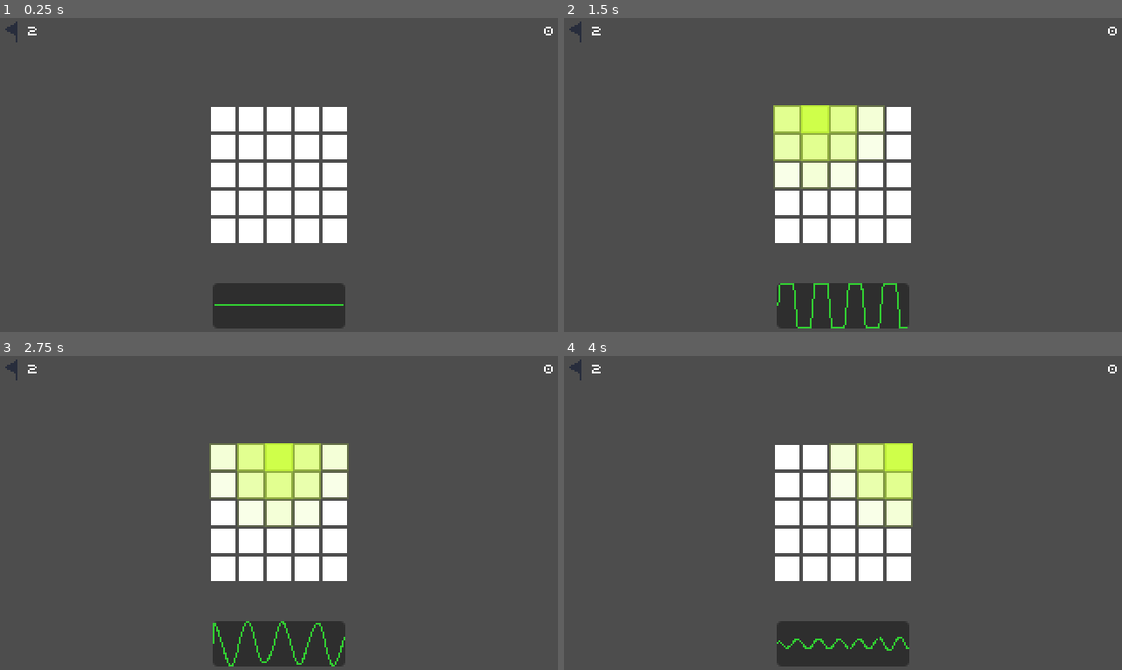
Above: before the commit, frames 1-4 (two rows, left to right).
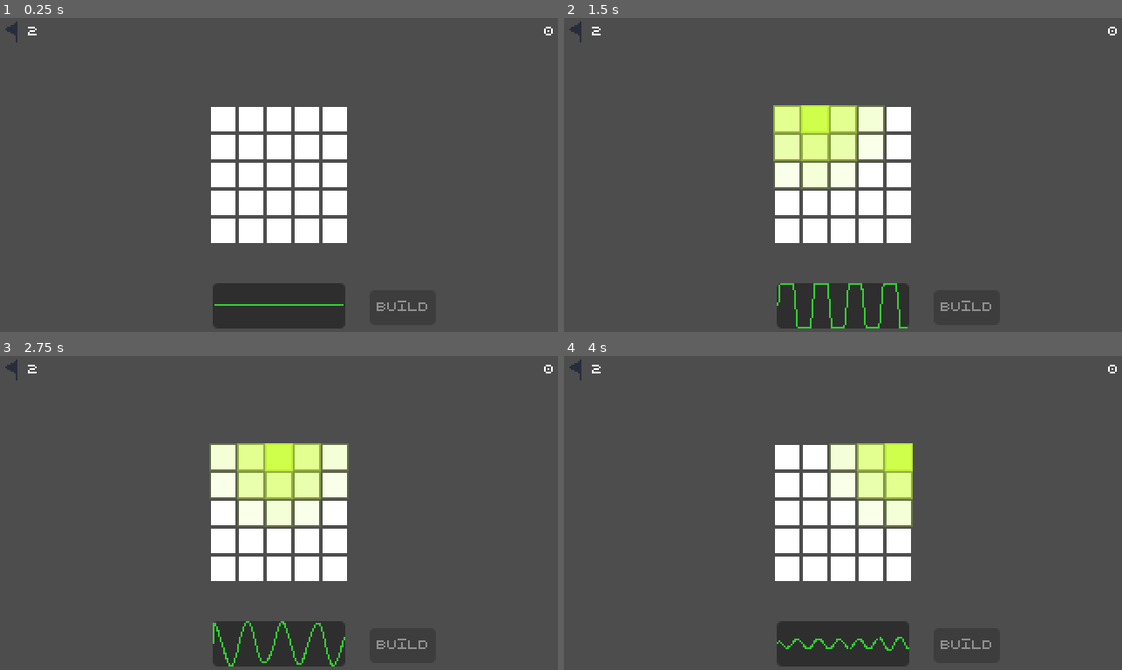
Above: after the commit, the same moments.

Repository: baconsaur/ludum-dare-59
Game: Godot game, scene res://scenes/game.tscn
Same seed, same stepped clock (60 frames per second), same inputs: the game is played once before the commit and once after it.
Inputs:
- Up to frame 1 (0.25 s): no input
- Up to frame 2 (1.5 s): click "22" at 0.5 s; click "24" at 1.25 s
- Up to frame 3 (2.75 s): click "2" at 2 s
- Up to frame 4 (4 s): click "7" at 2.75 s; click "8" at 3.5 s

The runs differ from the first frame. In frame 1, 0.1% of the frame differs, in the area x 67-77%, y 90-94%; in frame 2, 0.1%; in frame 3, 0.1%; in frame 4, 0.1%.

Commit message:
Some effects

Diff:
--- a/scenes/game.tscn
+++ b/scenes/game.tscn
@@ -7,6 +7,32 @@
 [ext_resource type="Script" uid="uid://fwif2mvttqd4" path="res://scripts/scanner.gd" id="5_iywne"]
 [ext_resource type="Texture2D" uid="uid://cx7270cqgjakd" path="res://sprites/flag.png" id="6_p57ef"]
 
+[sub_resource type="StyleBoxFlat" id="StyleBoxFlat_p57ef"]
+content_margin_left = 4.0
+content_margin_top = 4.0
+content_margin_right = 4.0
+content_margin_bottom = 4.0
+bg_color = Color(0.92, 0.56733334, 0, 0.8509804)
+corner_radius_top_left = 3
+corner_radius_top_right = 3
+corner_radius_bottom_right = 3
+corner_radius_bottom_left = 3
+corner_detail = 5
+
+[sub_resource type="StyleBoxFlat" id="StyleBoxFlat_u5sy4"]
+content_margin_left = 4.0
+content_margin_top = 4.0
+content_margin_right = 4.0
+content_margin_bottom = 4.0
+bg_color = Color(1, 0.835, 0.45, 0.8509804)
+corner_radius_top_left = 3
+corner_radius_top_right = 3
+corner_radius_bottom_right = 3
+corner_radius_bottom_left = 3
+corner_detail = 5
+
+[sub_resource type="StyleBoxEmpty" id="StyleBoxEmpty_p57ef"]
+
 [node name="Game" type="Node2D"]
 script = ExtResource("1_lnu2h")
 
@@ -62,34 +88,51 @@
 theme_override_font_sizes/font_size = 5
 text = "0"
 
-[node name="LevelEndPrompt" type="CenterContainer" parent="HUD"]
+[node name="LevelEndPrompt" type="MarginContainer" parent="HUD"]
+anchors_preset = 7
+anchor_left = 0.5
+anchor_top = 1.0
+anchor_right = 0.5
+anchor_bottom = 1.0
+offset_left = -19.0
+offset_top = -20.0
+offset_right = 19.0
+grow_horizontal = 2
+grow_vertical = 0
+size_flags_horizontal = 4
+mouse_filter = 2
+theme_override_constants/margin_left = 141
+theme_override_constants/margin_bottom = 4
+
+[node name="EndLevel" type="Button" parent="HUD/LevelEndPrompt"]
+layout_mode = 2
+theme_override_styles/normal = SubResource("StyleBoxFlat_p57ef")
+theme_override_styles/hover = SubResource("StyleBoxFlat_u5sy4")
+theme_override_styles/focus = SubResource("StyleBoxEmpty_p57ef")
+disabled = true
+text = "Build"
+icon_alignment = 2
+
+[node name="NextLevelPrompt" type="MarginContainer" parent="HUD"]
 visible = false
 anchors_preset = 5
 anchor_left = 0.5
 anchor_right = 0.5
-offset_left = -45.0
-offset_right = 45.0
-offset_bottom = 40.0
+offset_left = -90.0
+offset_right = 90.0
+offset_bottom = 60.0
 grow_horizontal = 2
 mouse_filter = 2
-
-[node name="EndLevel" type="Button" parent="HUD/LevelEndPrompt"]
-layout_mode = 2
-text = "End Level"
-
-[node name="NextLevelPrompt" type="CenterContainer" parent="HUD"]
-visible = false
-anchors_preset = 5
-anchor_left = 0.5
-anchor_right = 0.5
-offset_left = -33.0
-offset_right = 33.0
-offset_bottom = 48.0
-grow_horizontal = 2
-mouse_filter = 2
+theme_override_constants/margin_top = 2
+
+[node name="Panel" type="Panel" parent="HUD/NextLevelPrompt"]
+custom_minimum_size = Vector2(180, 52)
+layout_mode = 2
 
 [node name="VBoxContainer" type="VBoxContainer" parent="HUD/NextLevelPrompt"]
 layout_mode = 2
+size_flags_vertical = 4
+theme_override_constants/separation = 2
 
 [node name="LevelStats" type="Label" parent="HUD/NextLevelPrompt/VBoxContainer"]
 layout_mode = 2
@@ -98,10 +141,13 @@
 
 [node name="Continue" type="Button" parent="HUD/NextLevelPrompt/VBoxContainer"]
 layout_mode = 2
+size_flags_horizontal = 4
+size_flags_vertical = 8
 text = "Continue
 "
 
 [node name="EndGamePrompt" type="CenterContainer" parent="HUD"]
+visible = false
 anchors_preset = 8
 anchor_left = 0.5
 anchor_top = 0.5
--- a/scenes/scene_manager.tscn
+++ b/scenes/scene_manager.tscn
@@ -1,8 +1,9 @@
-[gd_scene load_steps=4 format=3 uid="uid://7p7axhmtbebh"]
+[gd_scene load_steps=5 format=3 uid="uid://7p7axhmtbebh"]
 
 [ext_resource type="Script" uid="uid://d23py8yuq17r0" path="res://scripts/scene_manager.gd" id="1_we8k5"]
 [ext_resource type="PackedScene" uid="uid://cdceaenvnjnfy" path="res://ui/scenes/main_menu.tscn" id="2_b81s6"]
 [ext_resource type="PackedScene" uid="uid://dr8bc8vbn4ju" path="res://scenes/game.tscn" id="3_h7lqg"]
+[ext_resource type="AudioStream" uid="uid://h0o2780apq6g" path="res://sound/transition.wav" id="4_h7lqg"]
 
 [node name="SceneManager" type="CanvasLayer"]
 process_mode = 3
@@ -22,3 +23,8 @@
 grow_horizontal = 2
 grow_vertical = 2
 color = Color(0, 0, 0, 0)
+
+[node name="TransitionSound" type="AudioStreamPlayer2D" parent="."]
+stream = ExtResource("4_h7lqg")
+volume_db = 4.0
+bus = &"SFX"
--- a/scenes/tile.tscn
+++ b/scenes/tile.tscn
@@ -1,13 +1,103 @@
-[gd_scene load_steps=7 format=3 uid="uid://dc0oyuwggfsh5"]
+[gd_scene load_steps=14 format=3 uid="uid://dc0oyuwggfsh5"]
 
 [ext_resource type="Texture2D" uid="uid://bmnjmwc4dk4hy" path="res://sprites/base_tile.png" id="1_3dk36"]
 [ext_resource type="Script" uid="uid://cr6qve8nfrhi7" path="res://scripts/tile.gd" id="2_ywnoi"]
 [ext_resource type="Texture2D" uid="uid://cx7270cqgjakd" path="res://sprites/flag.png" id="3_jy7pm"]
 [ext_resource type="Texture2D" uid="uid://t4j4n02hucp" path="res://sprites/scan_effect.png" id="4_q7utx"]
+[ext_resource type="Texture2D" uid="uid://b4ohgyqg7mh2b" path="res://sprites/building.png" id="5_6p3j2"]
+[ext_resource type="AudioStream" uid="uid://khpw8x7a4spm" path="res://sound/reward.wav" id="6_gtpg2"]
+[ext_resource type="AudioStream" uid="uid://blipiifb3u4o1" path="res://sound/flag.wav" id="7_284l3"]
+[ext_resource type="AudioStream" uid="uid://dne8d8eawbqwn" path="res://sound/build.wav" id="7_a2bny"]
 
 [sub_resource type="Gradient" id="Gradient_6p3j2"]
 offsets = PackedFloat32Array(0, 0.5069638, 1)
 colors = PackedColorArray(0.92399037, 0.9061867, 0.9224566, 1, 0.9697719, 0.88185596, 0.66329914, 1, 0.91, 0.61971, 0.1183, 1)
+
+[sub_resource type="Animation" id="Animation_gtpg2"]
+length = 0.001
+tracks/0/type = "value"
+tracks/0/imported = false
+tracks/0/enabled = true
+tracks/0/path = NodePath("Value:self_modulate")
+tracks/0/interp = 1
+tracks/0/loop_wrap = true
+tracks/0/keys = {
+"times": PackedFloat32Array(0),
+"transitions": PackedFloat32Array(1),
+"update": 0,
+"values": [Color(1, 1, 1, 1)]
+}
+tracks/1/type = "value"
+tracks/1/imported = false
+tracks/1/enabled = true
+tracks/1/path = NodePath("Value:visible")
+tracks/1/interp = 1
+tracks/1/loop_wrap = true
+tracks/1/keys = {
+"times": PackedFloat32Array(0),
+"transitions": PackedFloat32Array(1),
+"update": 1,
+"values": [false]
+}
+tracks/2/type = "value"
+tracks/2/imported = false
+tracks/2/enabled = true
+tracks/2/path = NodePath("Value:position")
+tracks/2/interp = 1
+tracks/2/loop_wrap = true
+tracks/2/keys = {
+"times": PackedFloat32Array(0),
+"transitions": PackedFloat32Array(1),
+"update": 0,
+"values": [Vector2(5, 2)]
+}
+
+[sub_resource type="Animation" id="Animation_6p3j2"]
+resource_name = "reward"
+length = 1.0000042
+step = 0.041666668
+tracks/0/type = "value"
+tracks/0/imported = false
+tracks/0/enabled = true
+tracks/0/path = NodePath("Value:self_modulate")
+tracks/0/interp = 1
+tracks/0/loop_wrap = true
+tracks/0/keys = {
+"times": PackedFloat32Array(0, 0.20833333, 0.875, 1),
+"transitions": PackedFloat32Array(1, 1, 1, 1),
+"update": 0,
+"values": [Color(1, 1, 1, 0), Color(1, 1, 1, 1), Color(1, 1, 1, 1), Color(1, 1, 1, 0)]
+}
+tracks/1/type = "value"
+tracks/1/imported = false
+tracks/1/enabled = true
+tracks/1/path = NodePath("Value:visible")
+tracks/1/interp = 1
+tracks/1/loop_wrap = true
+tracks/1/keys = {
+"times": PackedFloat32Array(0, 1),
+"transitions": PackedFloat32Array(1, 1),
+"update": 1,
+"values": [true, false]
+}
+tracks/2/type = "value"
+tracks/2/imported = false
+tracks/2/enabled = true
+tracks/2/path = NodePath("Value:position")
+tracks/2/interp = 1
+tracks/2/loop_wrap = true
+tracks/2/keys = {
+"times": PackedFloat32Array(0.125, 0.9166667),
+"transitions": PackedFloat32Array(1, 1.8025023),
+"update": 0,
+"values": [Vector2(5, 2), Vector2(5, -16)]
+}
+
+[sub_resource type="AnimationLibrary" id="AnimationLibrary_a2bny"]
+_data = {
+&"RESET": SubResource("Animation_gtpg2"),
+&"reward": SubResource("Animation_6p3j2")
+}
 
 [sub_resource type="Gradient" id="Gradient_q7utx"]
 offsets = PackedFloat32Array(0, 0.18233618, 0.5071225)
@@ -53,7 +143,24 @@
 texture = ExtResource("3_jy7pm")
 stretch_mode = 3
 
-[node name="ValueDebug" type="Label" parent="."]
+[node name="Building" type="TextureRect" parent="."]
+visible = false
+layout_mode = 1
+anchors_preset = 8
+anchor_left = 0.5
+anchor_top = 0.5
+anchor_right = 0.5
+anchor_bottom = 0.5
+offset_left = -8.0
+offset_top = -8.0
+offset_right = 8.0
+offset_bottom = 8.0
+grow_horizontal = 2
+grow_vertical = 2
+texture = ExtResource("5_6p3j2")
+stretch_mode = 3
+
+[node name="Value" type="Label" parent="."]
 visible = false
 layout_mode = 1
 anchors_preset = 8
@@ -63,16 +170,24 @@
 anchor_bottom = 0.5
 offset_left = -3.0
 offset_top = -6.0
-offset_right = 3.0
-offset_bottom = 6.0
+offset_right = 9.0
+offset_bottom = 18.0
 grow_horizontal = 2
 grow_vertical = 2
 rotation = 0.00043669515
-theme_override_colors/font_color = Color(0.19215015, 0.2970397, 0.5249296, 0.74509805)
+theme_override_colors/font_color = Color(1, 0.9766667, 0.9, 1)
+theme_override_colors/font_shadow_color = Color(0.41268003, 0.30779997, 0.57, 0.22352941)
+theme_override_constants/shadow_offset_y = 2
 theme_override_font_sizes/font_size = 5
 text = "0"
 horizontal_alignment = 1
 vertical_alignment = 1
+
+[node name="AnimationPlayer" type="AnimationPlayer" parent="Value"]
+root_node = NodePath("../..")
+libraries = {
+&"": SubResource("AnimationLibrary_a2bny")
+}
 
 [node name="SparkleEffect" type="CPUParticles2D" parent="."]
 self_modulate = Color(1, 1, 1, 0)
@@ -88,4 +203,25 @@
 gravity = Vector2(0, 0)
 color_ramp = SubResource("Gradient_q7utx")
 
+[node name="RewardSound" type="AudioStreamPlayer2D" parent="."]
+position = Vector2(-4.7683716e-07, -2.3841858e-07)
+scale = Vector2(1.0000001, 1.0000001)
+stream = ExtResource("6_gtpg2")
+volume_db = 2.0
+bus = &"SFX"
+
+[node name="FlagSound" type="AudioStreamPlayer2D" parent="."]
+position = Vector2(-4.7683716e-07, -2.3841858e-07)
+scale = Vector2(1.0000001, 1.0000001)
+stream = ExtResource("7_284l3")
+volume_db = 2.0
+bus = &"SFX"
+
+[node name="BuildSound" type="AudioStreamPlayer2D" parent="."]
+position = Vector2(-4.7683716e-07, -2.3841858e-07)
+scale = Vector2(1.0000001, 1.0000001)
+stream = ExtResource("7_a2bny")
+volume_db = 6.0
+bus = &"SFX"
+
 [connection signal="mouse_entered" from="." to="." method="_on_mouse_entered"]
--- a/scripts/game_controller.gd
+++ b/scripts/game_controller.gd
@@ -7,6 +7,7 @@
 @onready var scan_line = $HUD/Scanner/ScanDisplay/ScanSignals
 @onready var flag_display = $HUD/Flags/FlagCount
 @onready var end_level_prompt = $HUD/LevelEndPrompt
+@onready var end_level_button = $HUD/LevelEndPrompt/EndLevel
 @onready var next_level_prompt = $HUD/NextLevelPrompt
 @onready var level_stats_label = $HUD/NextLevelPrompt/VBoxContainer/LevelStats
 @onready var end_game_prompt = $HUD/EndGamePrompt
@@ -54,8 +55,7 @@
 func init_map():
 	scan_line.update_signals([], 0)
 	total_score_label.text = str(total_score)
-	end_level_prompt.visible = false
-	next_level_prompt.visible = false
+	end_level_button.disabled = true
 	end_game_prompt.visible = false
 	map.initialize(map_data[current_level])
 
@@ -65,15 +65,15 @@
 func update_flags(num_flags):
 	flag_display.text = str(num_flags)
 	if num_flags <= 0:
-		end_level_prompt.visible = true
+		end_level_button.disabled = false
 	else:
-		end_level_prompt.visible = false
+		end_level_button.disabled = true
 
 func _on_end_level_pressed() -> void:
-	end_level_prompt.visible = false
+	end_level_button.disabled = true
 	scan_line.update_signals([], 0)
 
-	var map_score = map.reveal_score()
+	var map_score = await map.reveal_score()
 	total_score += map_score[0]
 	var score_text = "Score: " + str(map_score[0]) + "/" + str(map_score[1])
 
--- a/scripts/map.gd
+++ b/scripts/map.gd
@@ -14,10 +14,10 @@
 
 var num_flags: int
 var max_score: int = 0
-
 var grid: Array = []
 var tile_obj: PackedScene = preload("res://scenes/tile.tscn")
 
+@onready var transition_sound = $TransitionSound
 
 func _ready() -> void:
 	randomize()
@@ -154,8 +154,17 @@
 	return dict.keys()
 
 func reveal_score():
+	for row in grid:
+		for tile in row:
+			tile.disabled = true
 	var score = 0
 	for row in grid:
 		for tile in row:
-			score += tile.score()
+			var tile_score = tile.score()
+			score += tile_score
+
+			var timeout = 0.01
+			if tile_score > 0:
+				timeout = 0.1
+			await get_tree().create_timer(timeout).timeout
 	return [score, max_score]
--- a/scripts/scene_manager.gd
+++ b/scripts/scene_manager.gd
@@ -1,10 +1,12 @@
 extends CanvasLayer
 
 @onready var color_rect = $ColorRect
+@onready var transition_sound = $TransitionSound
 
 @export var scene_map : Dictionary[String, PackedScene]
 
 func transition_to(scene_name):
+	transition_sound.play()
 	var new_scene = scene_map.get(scene_name)
 	if not new_scene:
 		return
@@ -16,6 +18,7 @@
 	tween.tween_callback(change_scene.bind(new_scene)).set_delay(0.15)
 
 func transition_before(callback):
+	transition_sound.play()
 	get_tree().paused = true
 	color_rect.show()
 	var tween = get_tree().create_tween()
--- a/scripts/tile.gd
+++ b/scripts/tile.gd
@@ -14,13 +14,19 @@
 var value_percent = 0
 
 @onready var flag_sprite = $Flag
+@onready var building_sprite = $Building
 @onready var scan_effect = $ScanEffect
-@onready var value_debug = $ValueDebug
+@onready var value_label = $Value
 @onready var sparkle_effect = $SparkleEffect
+@onready var value_animation = $Value/AnimationPlayer
+@onready var reward_sound = $RewardSound
+@onready var build_sound = $BuildSound
+@onready var flag_sound = $FlagSound
 
 func init_tile(amplitude, frequency):
 	sparkle_effect.visible = false
 	flag_sprite.visible = false
+	building_sprite.visible = false
 	scan_effect.self_modulate.a = 0.0
 	signal_amplitude = amplitude
 	signal_frequency = frequency
@@ -29,10 +35,7 @@
 	# TODO make numbers more good?
 	value = rank
 	value_percent = float(rank) / float(max_rank)
-
-	value_debug.text = str(rank)
-	#if OS.is_debug_build():
-		#value_debug.visible = true
+	value_label.text = str(rank)
 
 func scan(distance: float, radius: float):
 	var decay = distance / radius
@@ -48,13 +51,19 @@
 	scan_effect.self_modulate.a = 0.0
 
 func flag():
+	flag_sound.play()
 	flagged = !flagged
 	flag_sprite.visible = flagged
 	return flagged
 
 func score():
-	#if OS.is_debug_build():
-		#value_debug.visible = true
+	if flagged:
+		build_sound.play()
+		flag_sprite.visible = false
+		building_sprite.visible = true
+		value_animation.play("reward")
+		if value_percent >= sparkle_threshold:
+			reward_sound.play()
 
 	self_modulate = value_color_range.sample(value_percent)
 	if value_percent >= sparkle_threshold:
@@ -62,7 +71,6 @@
 		sparkle_effect.visible = true
 		sparkle_effect.emitting = true
 	clear_scan()
-	disabled = true
 	if flagged:
 		return value
 	return 0
Not shown: 1 places in scenes/game.tscn that only renumber resources
Not shown, added: sound/build.wav.import
Not shown, added: sound/flag.wav.import
Not shown, added: sound/reward.wav.import
Not shown, added: sound/transition.wav.import
Binary file added: sprites/building.png
Not shown, added: sprites/building.png.import
Binary file added: ui/sprites/right_arrow.png
Not shown, added: ui/sprites/right_arrow.png.import
Not shown, added: sound/build.wav
Not shown, added: sound/flag.wav
Not shown, added: sound/reward.wav
(and 1 more such lines)
